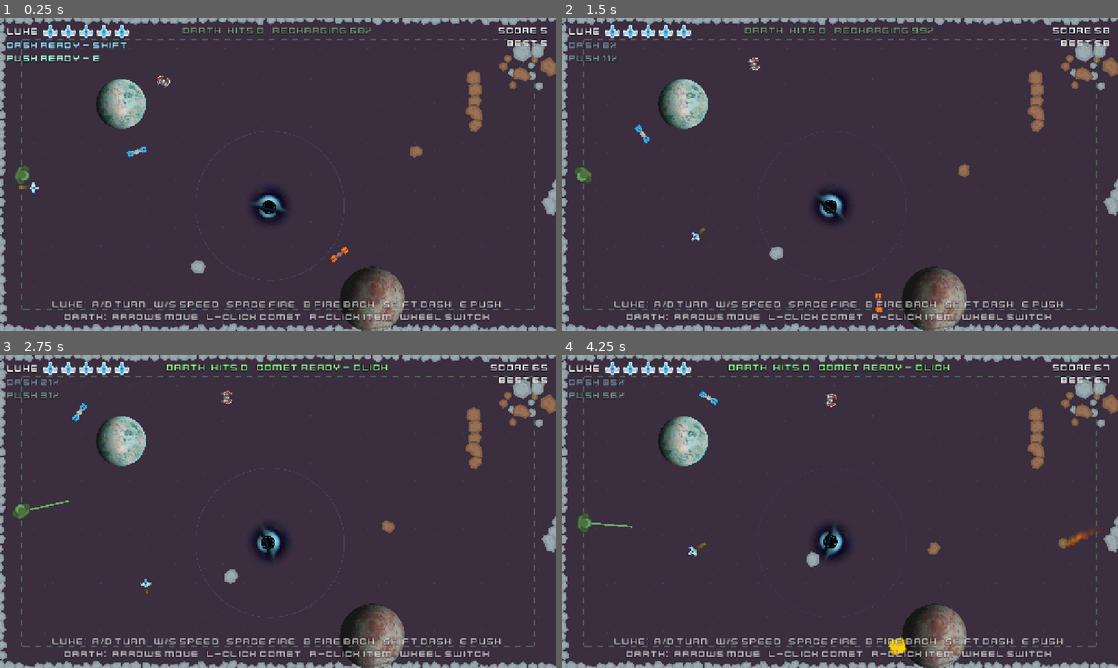
Above: before the commit, frames 1-4 (two rows, left to right).
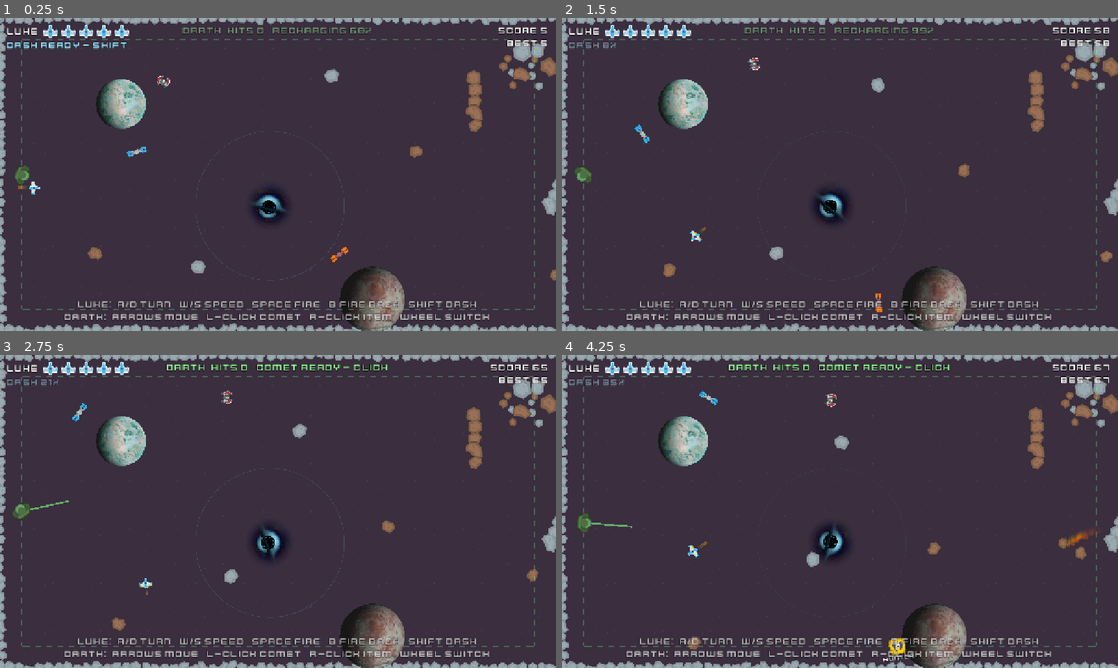
Above: after the commit, the same moments.

Repository: pricezhang42/star-fight
Game: Godot game, scene res://scenes/main.tscn
The game is run twice, just before and just after one commit, with the same random seed, the same clock (stepped at 60 frames per second) and the same inputs.
Inputs (mouse positions are in pixels of both pictures, inside the frame that each line leads up to):
- Up to frame 1 (0.25 s): no input
- Up to frame 2 (1.5 s): tap Enter (restart) at 0.5 s; move the mouse to (962, 158) at 0.52 s; hold D (turn_right) 0.53-1.28 s; tap Shift (dash) at 0.6 s; tap E (push, bound only before the commit) at 0.8, 1.35 s; move the mouse to (728, 190) at 1.27 s; hold S (brake) from 1.28 s (still down)
- Up to frame 3 (2.75 s): tap Shift (dash) at 1.55, 2.1 s; move the mouse to (333, 442) at 2.02 s; release S (brake) at 2.03 s; hold D (turn_right) from 2.03 s (still down); tap E (push, bound only before the commit) at 2.3 s
- Up to frame 4 (4.25 s): move the mouse to (812, 574) at 2.77 s; release D (turn_right) at 2.78 s; hold W (thrust) 2.78-3.53 s; tap Space (fire) at 2.85 s; tap Shift (dash) at 3.05 s; move the mouse to (1006, 558) at 3.52 s; hold A (turn_left) from 3.53 s (still down); tap Down (p2_down) at 3.6 s; tap E (push, bound only before the commit) at 3.8 s

The runs differ from the first frame. In frame 1, 1.3% of the frame differs, in the area x 1-100%, y 11-93%; in frame 2, 1.2%; in frame 3, 1.2%; in frame 4, 1.3%.

Commit message:
Remove push; bigger Luke; crates show their item; more moving asteroids
- Push skill (E) removed completely
- Luke's ship and hitbox are 25% bigger (sprite 0.6 -> 0.75, radius
  20 -> 25)
- Each crate decides its item when it appears and shows the item's icon
  and name; collecting it gives exactly that item
- Moving asteroids: 5 in the opening (was 2), 3 per stretch early on
  rising to 7 (was 1 to 4)
- Control help fades out after 15 s so it doesn't cover Darth's track

Diff:
--- a/project.godot
+++ b/project.godot
@@ -70,10 +70,6 @@
 "deadzone": 0.2,
 "events": [Object(InputEventKey,"resource_local_to_scene":false,"resource_name":"","device":-1,"window_id":0,"alt_press …(192 unchanged characters)…
 }
-push={
-"deadzone": 0.2,
-"events": [Object(InputEventKey,"resource_local_to_scene":false,"resource_name":"","device":-1,"window_id":0,"alt_pressed":false,"shift_pressed":false,"ctrl_pressed":false,"meta_pressed":false,"pressed":false,"keycode":0,"physical_keycode":69,"key_label":0,"unicode":101,"location":0,"echo":false,"script":null)]
-}
 p2_left={
 "deadzone": 0.2,
 "events": [Object(InputEventKey,"resource_local_to_scene":false,"resource_name":"","device":-1,"window_id":0,"alt_press …(196 unchanged characters)…
--- a/scenes/hud.tscn
+++ b/scenes/hud.tscn
@@ -41,14 +41,6 @@
 text = "DASH READY - SHIFT"
 label_settings = SubResource("ls")
 
-[node name="Push" type="Label" parent="."]
-offset_left = 16.0
-offset_top = 80.0
-offset_right = 400.0
-offset_bottom = 110.0
-text = "PUSH READY - E"
-label_settings = SubResource("ls")
-
 [node name="Distance" type="Label" parent="."]
 anchors_preset = 1
 anchor_left = 1.0
@@ -75,7 +67,7 @@
 grow_horizontal = 2
 grow_vertical = 0
 modulate = Color(1, 1, 1, 0.7)
-text = "LUKE:  A/D TURN   W/S SPEED   SPACE FIRE   B FIRE BACK   SHIFT DASH   E PUSH\nDARTH:  ARROWS MOVE   L-CLICK COMET   R-CLICK ITEM   WHEEL SWITCH"
+text = "LUKE:  A/D TURN   W/S SPEED   SPACE FIRE   B FIRE BACK   SHIFT DASH\nDARTH:  ARROWS MOVE   L-CLICK COMET   R-CLICK ITEM   WHEEL SWITCH"
 label_settings = SubResource("ls")
 horizontal_alignment = 1
 
--- a/scenes/main.tscn
+++ b/scenes/main.tscn
@@ -139,6 +139,28 @@
 moving = true
 start_velocity = Vector2(-60, 80)
 
+[node name="MovingRock3" parent="AsteroidBelts" instance=ExtResource("rock")]
+position = Vector2(500, 1250)
+radius = 32.0
+sprite_scale = 0.8
+moving = true
+start_velocity = Vector2(50, 70)
+
+[node name="MovingRock4" parent="AsteroidBelts" instance=ExtResource("rock")]
+position = Vector2(1800, 300)
+texture = ExtResource("rocktex")
+radius = 34.0
+sprite_scale = 0.9
+moving = true
+start_velocity = Vector2(-70, 40)
+
+[node name="MovingRock5" parent="AsteroidBelts" instance=ExtResource("rock")]
+position = Vector2(3000, 1400)
+radius = 28.0
+sprite_scale = 0.7
+moving = true
+start_velocity = Vector2(-50, -80)
+
 [node name="Aliens" type="Node2D" parent="."]
 
 [node name="LevelGenerator" type="Node2D" parent="."]
--- a/scenes/player.tscn
+++ b/scenes/player.tscn
@@ -7,7 +7,7 @@
 [ext_resource type="AudioStream" path="res://assets/kenney_space_shooter_redux/sounds/sfx_shieldDown.ogg" id="5"]
 
 [sub_resource type="CircleShape2D" id="c1"]
-radius = 20.0
+radius = 25.0
 
 [node name="Player" type="CharacterBody2D"]
 collision_layer = 2
@@ -16,19 +16,19 @@
 script = ExtResource("1")
 
 [node name="Flame" type="Sprite2D" parent="."]
-position = Vector2(-32, 0)
+position = Vector2(-40, 0)
 rotation = 1.5708
 offset = Vector2(0, 14)
 texture = ExtResource("3")
 
 [node name="Sprite2D" type="Sprite2D" parent="."]
 rotation = 1.5708
-scale = Vector2(0.6, 0.6)
+scale = Vector2(0.75, 0.75)
 texture = ExtResource("2")
 
 [node name="Shield" type="Sprite2D" parent="."]
 rotation = 1.5708
-scale = Vector2(0.6, 0.6)
+scale = Vector2(0.75, 0.75)
 texture = ExtResource("4")
 
 [node name="CollisionShape2D" type="CollisionShape2D" parent="."]
--- a/scripts/alien_astronaut.gd
+++ b/scripts/alien_astronaut.gd
@@ -16,6 +16,16 @@
 const HUNTER := preload("res://scenes/hunter.tscn")
 const PICKUP_SOUND := preload("res://assets/kenney_space_shooter_redux/sounds/sfx_shieldUp.ogg")
 const CRATE_TEX := preload("res://assets/kenney_space_shooter_redux/powerups/powerupYellow.png")
+const CRATE_FONT := preload("res://assets/kenney_space_shooter_redux/fonts/kenvector_future.ttf")
+## Same icons as Darth's item bar in the HUD (order matches Item).
+const ITEM_ICONS := [
+	preload("res://assets/kenney_space_shooter_redux/powerups/powerupYellow_bolt.png"),
+	preload("res://assets/kenney_space_shooter_redux/powerups/powerupBlue_star.png"),
+	preload("res://assets/kenney_space_shooter_redux/enemies/enemyBlack1.png"),
+	preload("res://assets/kenney_space_shooter_redux/powerups/powerupRed_bolt.png"),
+	preload("res://assets/kenney_space_shooter_redux/powerups/powerupGreen_shield.png"),
+	preload("res://assets/kenney_space_shooter_redux/powerups/pill_blue.png"),
+]
 const USE_SOUND := preload("res://assets/kenney_space_shooter_redux/sounds/sfx_zap.ogg")
 
 enum Item { CHAOS, FLASH_BANG, HUNTER, LASER, GIANT, SLICK }
@@ -113,25 +123,46 @@
 		if _crates.size() < max_crates:
 			# Somewhere Darth has to travel to: at least 15% of the track away.
 			var t := wrapf(track_pos + randf_range(0.15, 0.85), 0.0, 1.0)
+			# The crate's item is decided now and shown on it.
+			var item := randi() % Item.size()
 			var spr := Sprite2D.new()
 			spr.texture = CRATE_TEX
 			spr.scale = Vector2.ONE * 2.6
 			spr.top_level = true
 			spr.z_index = 9
 			add_child(spr)
-			_crates.append({"t": t, "life": crate_lifetime, "node": spr})
+			var icon := Sprite2D.new()
+			icon.texture = ITEM_ICONS[item]
+			# Fit the icon inside the crate (icons come in different sizes).
+			icon.scale = Vector2.ONE * (22.0 / maxf(icon.texture.get_width(), icon.texture.get_height()))
+			icon.z_index = 1
+			spr.add_child(icon)
+			var label := Label.new()
+			label.text = ITEM_NAMES[item]
+			var ls := LabelSettings.new()
+			ls.font = CRATE_FONT
+			ls.font_size = 13
+			ls.outline_size = 4
+			ls.outline_color = Color.BLACK
+			label.label_settings = ls
+			label.horizontal_alignment = HORIZONTAL_ALIGNMENT_CENTER
+			label.size = Vector2(80, 16)
+			label.position = Vector2(-40, 16)
+			label.z_index = 1
+			spr.add_child(label)
+			_crates.append({"t": t, "life": crate_lifetime, "node": spr, "item": item})
 	# Update, blink, collect, expire.
 	for i in range(_crates.size() - 1, -1, -1):
 		var c: Dictionary = _crates[i]
 		c.life -= delta
 		var spr: Sprite2D = c.node
 		spr.global_position = _point_on(rect, c.t)
-		spr.rotation = sin(c.life * 3.0) * 0.25
+		spr.rotation = sin(c.life * 3.0) * 0.15
 		spr.visible = c.life > 2.0 or fmod(c.life, 0.3) > 0.12
 		var gap := absf(c.t - track_pos)
 		gap = minf(gap, 1.0 - gap) * perimeter
 		if gap < pickup_distance and items.size() < max_items:
-			items.append(randi() % Item.size())
+			items.append(c.item)
 			Fx.sound(get_tree().current_scene, PICKUP_SOUND, -6.0)
 			Fx.flash(get_tree().current_scene, spr.global_position, CRATE_TEX, 4.0, 0.3)
 			_items_updated()
--- a/scripts/hud.gd
+++ b/scripts/hud.gd
@@ -9,7 +9,7 @@
 @onready var items_box: HBoxContainer = $Items
 @onready var luke_status: Label = $LukeStatus
 @onready var dash_label: Label = $Dash
-@onready var push_label: Label = $Push
+
 
 const ITEM_ICONS := [
 	preload("res://assets/kenney_space_shooter_redux/powerups/powerupYellow_bolt.png"), # chaos
@@ -23,6 +23,14 @@
 
 var _p2_hits := 0
 var _p2_ready := 0.0
+
+
+func _ready() -> void:
+	# The control help sits on top of Darth's bottom track, so fade it out
+	# after the first 15 seconds of a run.
+	var tw := $Hint.create_tween()
+	tw.tween_interval(15.0)
+	tw.tween_property($Hint, "modulate:a", 0.0, 1.5)
 
 
 func set_lives(n: int) -> void:
@@ -107,12 +115,3 @@
 	else:
 		dash_label.text = "DASH %d%%" % int(ready_fraction * 100.0)
 		dash_label.modulate = Color(0.6, 0.7, 0.8, 0.7)
-
-
-func set_push(ready_fraction: float) -> void:
-	if ready_fraction >= 1.0:
-		push_label.text = "PUSH READY - E"
-		push_label.modulate = Color(0.7, 1.0, 0.9)
-	else:
-		push_label.text = "PUSH %d%%" % int(ready_fraction * 100.0)
-		push_label.modulate = Color(0.6, 0.75, 0.7, 0.7)
--- a/scripts/level_generator.gd
+++ b/scripts/level_generator.gd
@@ -107,8 +107,8 @@
 			for i in count:
 				_add_small(chunk, Vector2(cx + _rng.randf_range(-80.0, 80.0), bands[i]), difficulty)
 
-	# Moving asteroids that drift and bounce: one early on, up to four later.
-	for i in 1 + int(3.0 * difficulty + _rng.randf() * 0.99):
+	# Moving asteroids that drift and bounce: three early on, up to seven later.
+	for i in 3 + int(4.0 * difficulty + _rng.randf() * 0.99):
 		var rock := ROCK.instantiate()
 		var idx := _rng.randi() % ROCK_TEXTURES.size()
 		var big := idx < 2
--- a/scripts/main.gd
+++ b/scripts/main.gd
@@ -58,7 +58,6 @@
 	alien.shot_by_luke.connect(_on_darth_shot)
 	player.status_changed.connect(hud.set_luke_status)
 	player.dash_changed.connect(hud.set_dash)
-	player.push_changed.connect(hud.set_push)
 	hud.set_p2_hits(0)
 	_start_x = player.global_position.x
 	_furthest_x = _start_x
--- a/scripts/player.gd
+++ b/scripts/player.gd
@@ -10,8 +10,6 @@
 signal status_changed(reversed: bool, giant: bool, slick: bool)
 ## 0..1 how recharged the dash is (1 = ready).
 signal dash_changed(ready_fraction: float)
-## 0..1 how recharged the push is (1 = ready).
-signal push_changed(ready_fraction: float)
 
 @export var speed := 220.0 ## starting / current speed
 @export var min_speed := 60.0
@@ -34,12 +32,6 @@
 ## planets and satellites. If it is still inside one when this ends, it keeps
 ## passing through (and stays untouchable) until it is clear.
 @export var dash_phase_time := 0.4
-## Push (E): shockwave in a cone in front of the ship that shoves asteroids
-## and comets away.
-@export var push_cooldown := 6.0
-@export var push_range := 450.0
-@export var push_half_angle := 35.0 ## degrees each side of the nose
-@export var push_strength := 650.0 ## velocity given to a rock right in front
 ## Push away from whatever hit the ship (added to the ship's current speed,
 ## so it always clears the obstacle).
 @export var knockback := 600.0
@@ -47,8 +39,6 @@
 const BULLET := preload("res://scenes/bullet.tscn")
 const SHOOT_SOUND := preload("res://assets/kenney_space_shooter_redux/sounds/sfx_laser1.ogg")
 const DASH_SOUND := preload("res://assets/kenney_space_shooter_redux/sounds/sfx_twoTone.ogg")
-const PUSH_SOUND := preload("res://assets/kenney_space_shooter_redux/sounds/sfx_shieldDown.ogg")
-const PushWave := preload("res://scripts/push_wave.gd")
 
 var lives := 0
 ## Extra velocity from outside forces such as black holes.
@@ -60,8 +50,6 @@
 var _dash_cd := 0.0
 var _dash_iframe := 0.0
 var _phase := 0.0
-var _push_cd := 0.0
-var _last_push_report := -1.0
 var _shoved := {} ## rocks already shoved by the current dash
 var _phasing := false
 var _last_dash_report := -1.0
@@ -82,7 +70,7 @@
 ## Current size multiplier (eases between 1 and giant_scale).
 var size_mult := 1.0
 const GIANT_SCALE := 2.0
-const BASE_RADIUS := 20.0
+const BASE_RADIUS := 25.0
 var _base_sprite_scale := Vector2.ONE
 var _base_flame_pos := Vector2.ZERO
 var _was_reversed := false
@@ -173,49 +161,11 @@
 		_last_dash_report = dash_ready
 		dash_changed.emit(dash_ready)
 
-	# Push.
-	_push_cd = maxf(0.0, _push_cd - delta)
-	if Input.is_action_just_pressed("push") and _push_cd <= 0.0:
-		_push()
-	var push_ready := 1.0 - _push_cd / push_cooldown
-	if absf(push_ready - _last_push_report) > 0.01 or (push_ready >= 1.0 and _last_push_report < 1.0):
-		_last_push_report = push_ready
-		push_changed.emit(push_ready)
-
 	# A dash shoves any rock the ship passes through.
 	if _phasing:
 		_dash_shove()
 
 	_update_effects(delta)
-
-
-func _push() -> void:
-	_push_cd = push_cooldown
-	var fwd := Vector2.RIGHT.rotated(heading)
-	var cos_limit := cos(deg_to_rad(push_half_angle))
-	for rock in get_tree().get_nodes_in_group("rocks"):
-		var to: Vector2 = rock.global_position - global_position
-		var d := to.length()
-		if d < 1.0 or d > push_range:
-			continue
-		if to.normalized().dot(fwd) < cos_limit:
-			continue
-		var power := push_strength * lerpf(1.0, 0.35, d / push_range)
-		rock.knock(to.normalized() * power)
-	for comet in get_tree().get_nodes_in_group("comets"):
-		var to: Vector2 = comet.global_position - global_position
-		var d := to.length()
-		if d < 1.0 or d > push_range or to.normalized().dot(fwd) < cos_limit:
-			continue
-		comet.velocity += to.normalized() * push_strength * lerpf(0.8, 0.3, d / push_range)
-	# Visible shockwave.
-	var wave := PushWave.new()
-	wave.position = global_position
-	wave.rotation = heading
-	wave.reach = push_range
-	wave.half_angle = deg_to_rad(push_half_angle)
-	get_tree().current_scene.add_child(wave)
-	Fx.sound(get_tree().current_scene, PUSH_SOUND, -2.0)
 
 
 func _dash_shove() -> void:
--- a/scripts/push_wave.gd
+++ /dev/null
@@ -1,26 +0,0 @@
-extends Node2D
-## The visible ripple of Luke's push: a few arcs that sweep outward and fade.
-
-var reach := 450.0
-var half_angle := 0.6
-var _t := 0.0
-const DURATION := 0.35
-
-
-func _ready() -> void:
-	z_index = 20
-
-
-func _process(delta: float) -> void:
-	_t += delta
-	queue_redraw()
-	if _t >= DURATION:
-		queue_free()
-
-
-func _draw() -> void:
-	var k := _t / DURATION
-	for i in 3:
-		var r := reach * clampf(k - i * 0.12, 0.05, 1.0)
-		var a := (1.0 - k) * (0.9 - i * 0.25)
-		draw_arc(Vector2.ZERO, r, -half_angle, half_angle, 24, Color(0.6, 0.9, 1.0, a), 10.0 - i * 3.0)
--- a/scripts/rock.gd
+++ b/scripts/rock.gd
@@ -1,5 +1,5 @@
 extends RigidBody2D
-## One asteroid. Belt rocks start frozen in place; a push, a dash or another
+## One asteroid. Belt rocks start frozen in place; a dash or another
 ## knock sets them loose and they drift to a stop. "Moving" asteroids drift
 ## and bounce forever. Lasers break them. Touching one costs Luke a life.
 
Binary file changed: screenshot.png
Not shown, removed: scripts/push_wave.gd.uid
